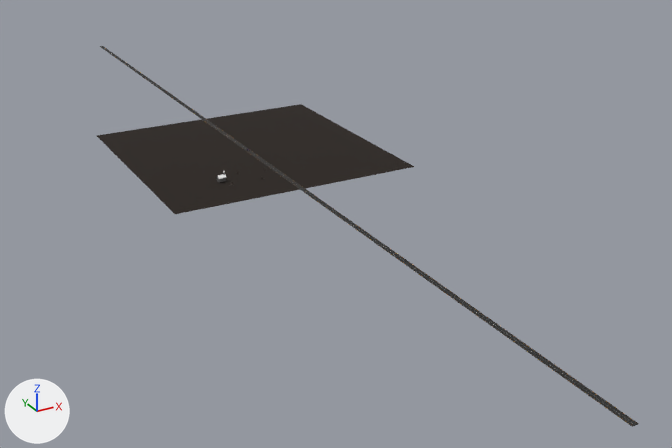
Two versions of the glTF model assets/models/frightnight.gltf, one commit apart.
The view is the same before and after, from a camera (50 mm lens) standing at (-533.0, -1248.0, 469.0) and looking at (94.0, -107.0, -102.0). Lighting does not change. The marker at lower left points along +X, +Y and +Z. Where no turn or scale is listed for an object, it has been applied to the vertices. Vertices at the same position are counted once.

The first picture shows 'groundplane', 'road'.
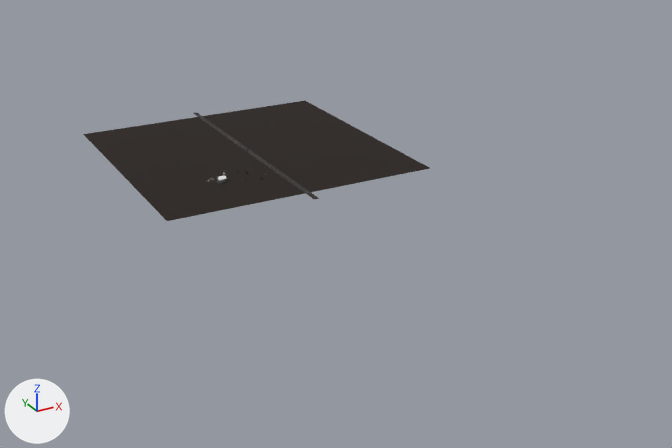
Where the newer file only moved an object's origin or applied its transform, the numbers keep the older frame.

Pixel boxes [x1, y1, x2, y2] of what changed, in the pictures (672 x 448 px):
```json
{"object": "groundplane", "change": "moved, rescaled", "before": [97, 104, 414, 214], "after": [83, 101, 430, 221], "on screen": "9% wider, 9% taller"}
{"object": "road", "change": "reshaped", "before": [100, 46, 638, 427], "after": [193, 112, 319, 199], "on screen": "76% narrower, 77% shorter"}
```

The change, as JSON lines over the scene's bpy script:
```json
{"block": "me_plane_003", "where": "me_plane_003.from_pydata(...)  # 4 vertices, 2 faces; spans x -4.0..4.0, y -800.0..800.0, z 0.0"}
{"block": "me_plane_003", "where": "# used by ob_road; location = (0.0, 0.0, 0.0)"}
{"block": "me_plane_003", "change": "me_plane_003 part 1"}
{"op": "set", "path": "me_plane_003.vertices[0].co", "old": "(-4.0, -800.0, 0.0)", "new": "(-4.0, -225.0, 0.0)", "note": "pixel (632, 426) -> pixel (314, 199)"}
{"op": "set", "path": "me_plane_003.vertices[1].co", "old": "(4.0, -800.0, 0.0)", "new": "(4.0, -225.0, 0.0)", "note": "pixel (639, 424) -> pixel (319, 198)"}
{"op": "set", "path": "me_plane_003.vertices[2].co", "old": "(-4.0, 800.0, 0.0)", "new": "(-4.0, 225.0, 0.0)", "note": "pixel (99, 46) -> pixel (192, 112)"}
{"op": "set", "path": "me_plane_003.vertices[3].co", "old": "(4.0, 800.0, 0.0)", "new": "(3.0, 225.0, 0.0)", "note": "pixel (103, 45) -> pixel (196, 112)"}
{"op": "set", "path": "ob_groundplane.scale", "old": "(183.0, 183.0, 183.0)", "new": "(200.0, 200.0, 200.0)"}
```
